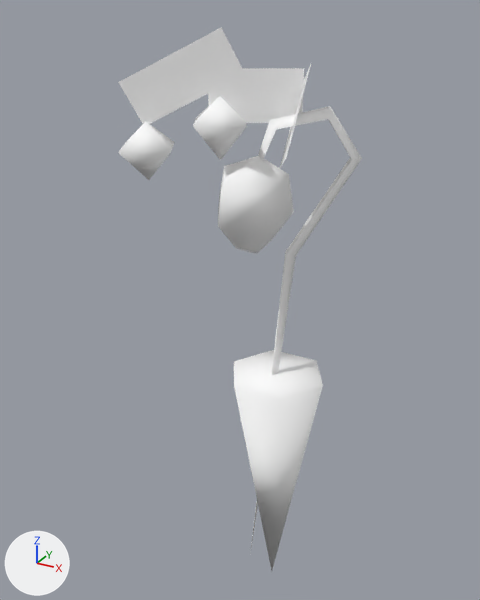
The glTF model public/3d/item/model__item__room.ofs_3698_0/3698kg_it_lig.gltf, before and after one commit.
Before and after are seen from a 50 mm camera at (1.07, -1.88, 1.31) aimed at (-0.01, 0.09, 0.33). Arrows for +X, +Y and +Z are at lower left; the lights stay in place. The first picture is the older version.

The first picture shows '3698kg_it_lig'.
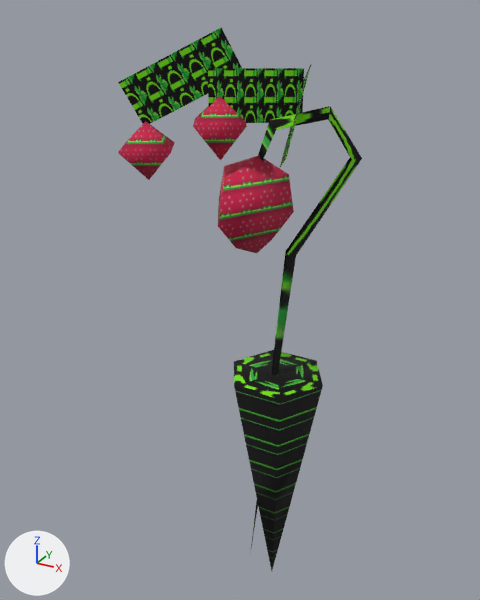
The edits, one by one:
Picture 'it_lig_1.0' (img_it_lig_1_0) is new.
Picture 'it_lig_0' (img_it_lig_0) is new.
In material 'it_lig_0' (mat_it_lig_0), base_color is no longer (1.0, 1.0, 1.0), white #ffffff.
In material 'it_lig_0' (mat_it_lig_0), texture is now set to img_it_lig_0.
In material 'it_lig_1_0' (mat_it_lig_1_0), base_color is no longer (1.0, 1.0, 1.0), white #ffffff.
In material 'it_lig_1_0' (mat_it_lig_1_0), texture is now set to img_it_lig_1_0.

Location of each change, (x1, y1, x2, y2) in pixels of the pictures (480 x 600 px):
'3698kg_it_lig', surface changed (darker): (118, 28, 362, 571) in both
